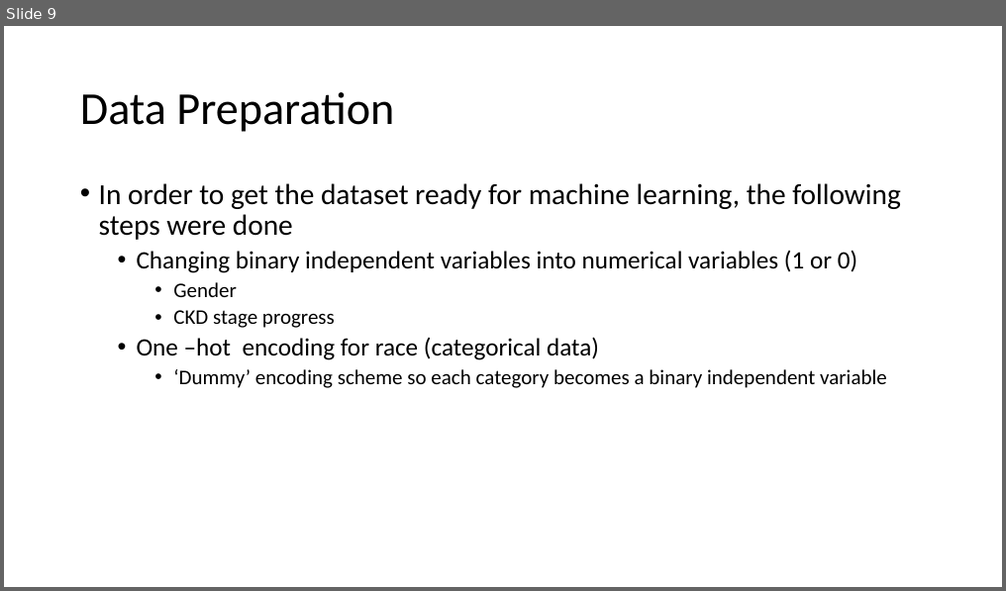
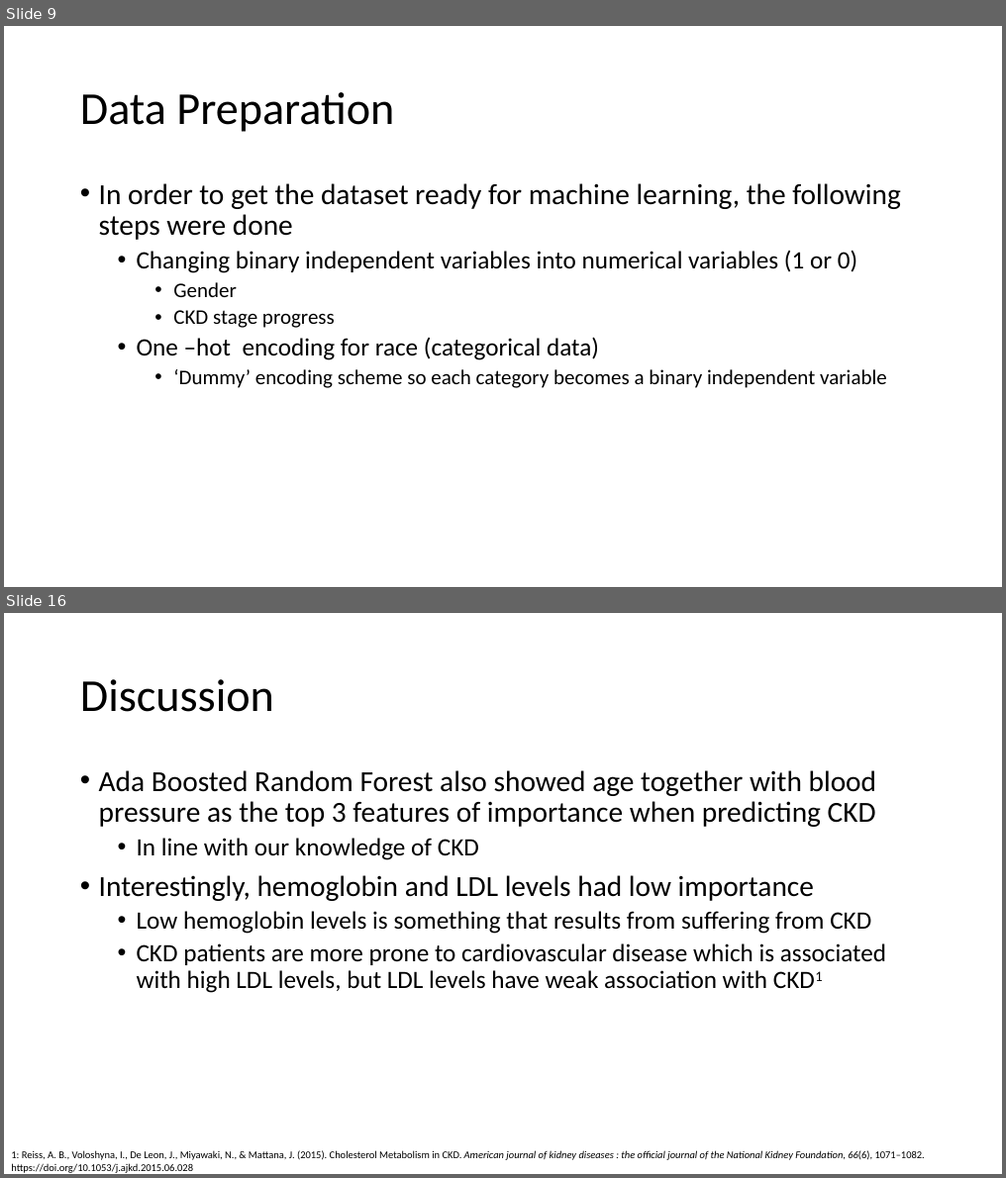
Before and after one commit to choikwun/ckd_assignment, a slide deck: ckd_presentation.pptx. Shown one above the other, each under a label of ours: slide 9 before the commit, slides 9 and 16 after it; the slides between them are not shown. The pictures are 1006x591 and 1006x1178 pixels, drawn with LibreOffice and Linux fonts; fonts in the diff are those of the drawing. Boxes give left, top, right and bottom in pixels: in the first picture for what was removed or moved away, otherwise in the second. Text is boxed around its words. In the diff, an @@ line names an element or a change of style, - is before the commit and + after.

```diff
--- a/ckd_presentation.pptx
+++ b/ckd_presentation.pptx
@@ slide 16 added at box(4, 613, 1002, 1174), background #FFFFFF @@
@@ title added at box(80, 679, 274, 712), 44 pt, text #000000 @@
+Discussion
@@ text added at box(99, 770, 886, 993), 24 pt, text #000000 @@
+• Ada Boosted Random Forest also showed age together with blood pressure as the top 3 features of importance when predicting CKD
+  • In line with our knowledge of CKD
+• Interestingly, hemoglobin and LDL levels had low importance
+  • Low hemoglobin levels is something that results from suffering from CKD
+  • CKD patients are more prone to cardiovascular disease which is associated with high LDL levels, but LDL levels have weak association with CKD1
@@ text added at box(11, 1151, 925, 1173), 10 pt, text #000000 @@
+1: Reiss, A. B., Voloshyna, I., De Leon, J., Miyawaki, N., & Mattana, J. (2015). Cholesterol Metabolism in CKD. American journal of kidney diseases : the official journal of the National Kidney Foundation, 66(6), 1071–1082. https://doi.org/10.1053/j.ajkd.2015.06.028
```
Also in this commit, not shown: 1 slide changed, 7 other slides added, 4 other files.
